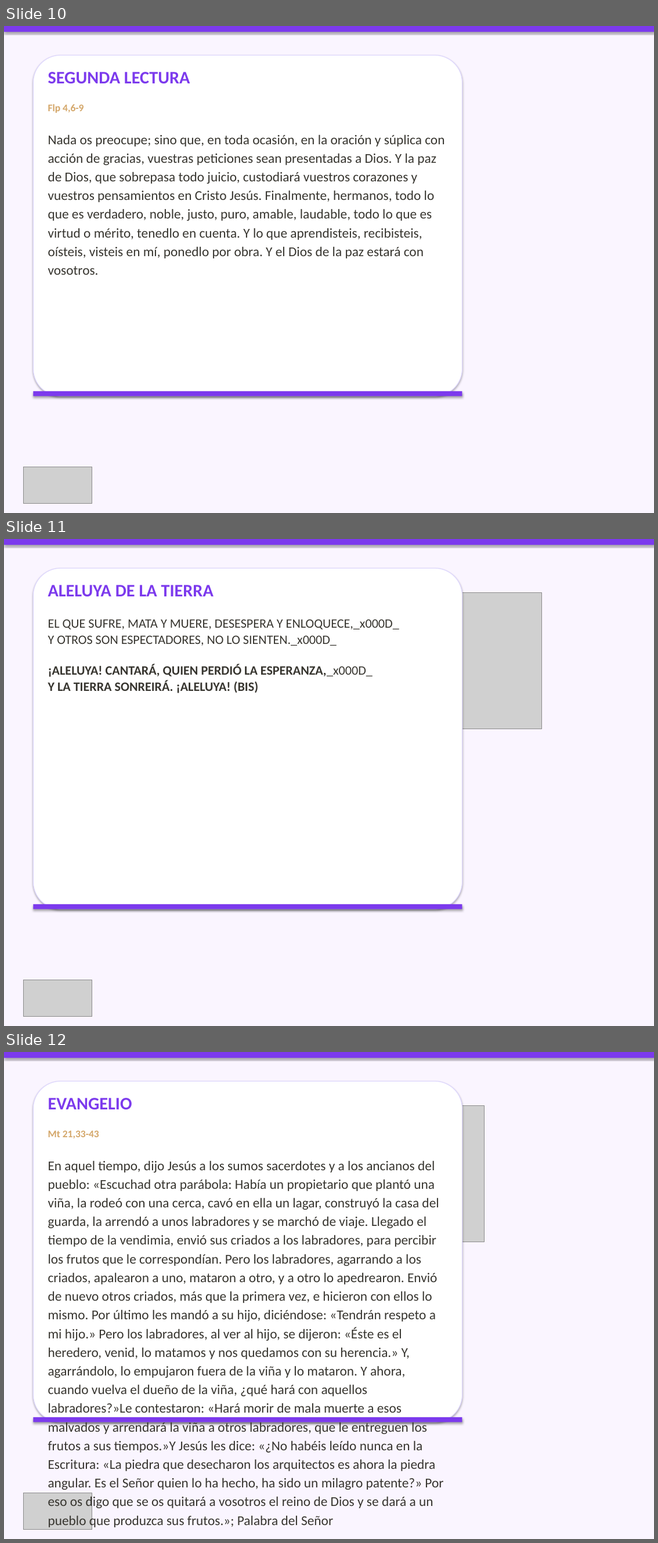
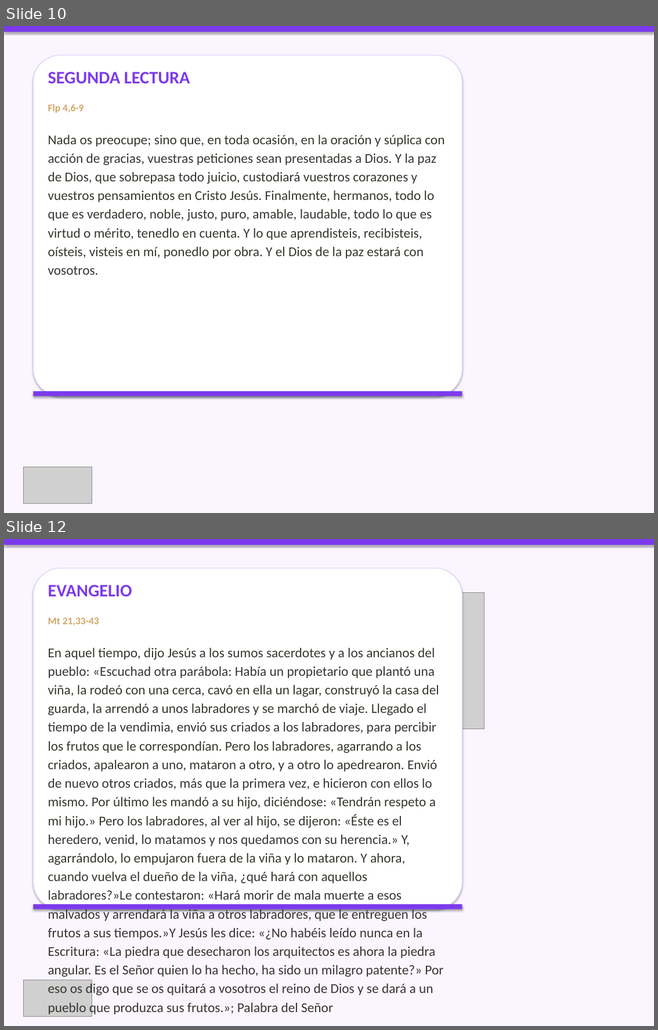
Before and after one commit to CC5M5/CCE-M5, a slide deck: presentaciones/2026-10-04_celebracion.pptx. Shown one above the other, each under a label of ours: slides 10, 11 and 12 before the commit, slides 10 and 12 after it; the slides between them are not shown. The pictures are 658x1543 and 658x1030 pixels, drawn with LibreOffice and Linux fonts; fonts in the diff are those of the drawing; grey boxes stand for pictures. Boxes give left, top, right and bottom in pixels: in the first picture for what was removed or moved away, otherwise in the second. Text is boxed around its words. In the diff, an @@ line names an element or a change of style, - is before the commit and + after.

```diff
--- a/presentaciones/2026-10-04_celebracion.pptx
+++ b/presentaciones/2026-10-04_celebracion.pptx
@@ slide 11 removed at box(4, 539, 654, 1026), background #FAF5FF @@
@@ rectangle removed at box(4, 539, 654, 545) @@
@@ rounded rectangle removed at box(33, 568, 462, 910) @@
@@ text removed at box(48, 585, 399, 693) @@
-ALELUYA DE LA TIERRA
-EL QUE SUFRE, MATA Y MUERE, DESESPERA Y ENLOQUECE,_x000D_
-Y OTROS SON ESPECTADORES, NO LO SIENTEN._x000D_
-¡ALELUYA! CANTARÁ, QUIEN PERDIÓ LA ESPERANZA,_x000D_
-Y LA TIERRA SONREIRÁ. ¡ALELUYA! (BIS)
@@ picture removed at box(360, 592, 542, 729) @@
@@ rectangle removed at box(33, 904, 462, 910) @@
@@ picture removed at box(24, 980, 92, 1016) @@
```
Also in this commit, not shown: 9 slides changed, 1 slide added, 7 other files.
